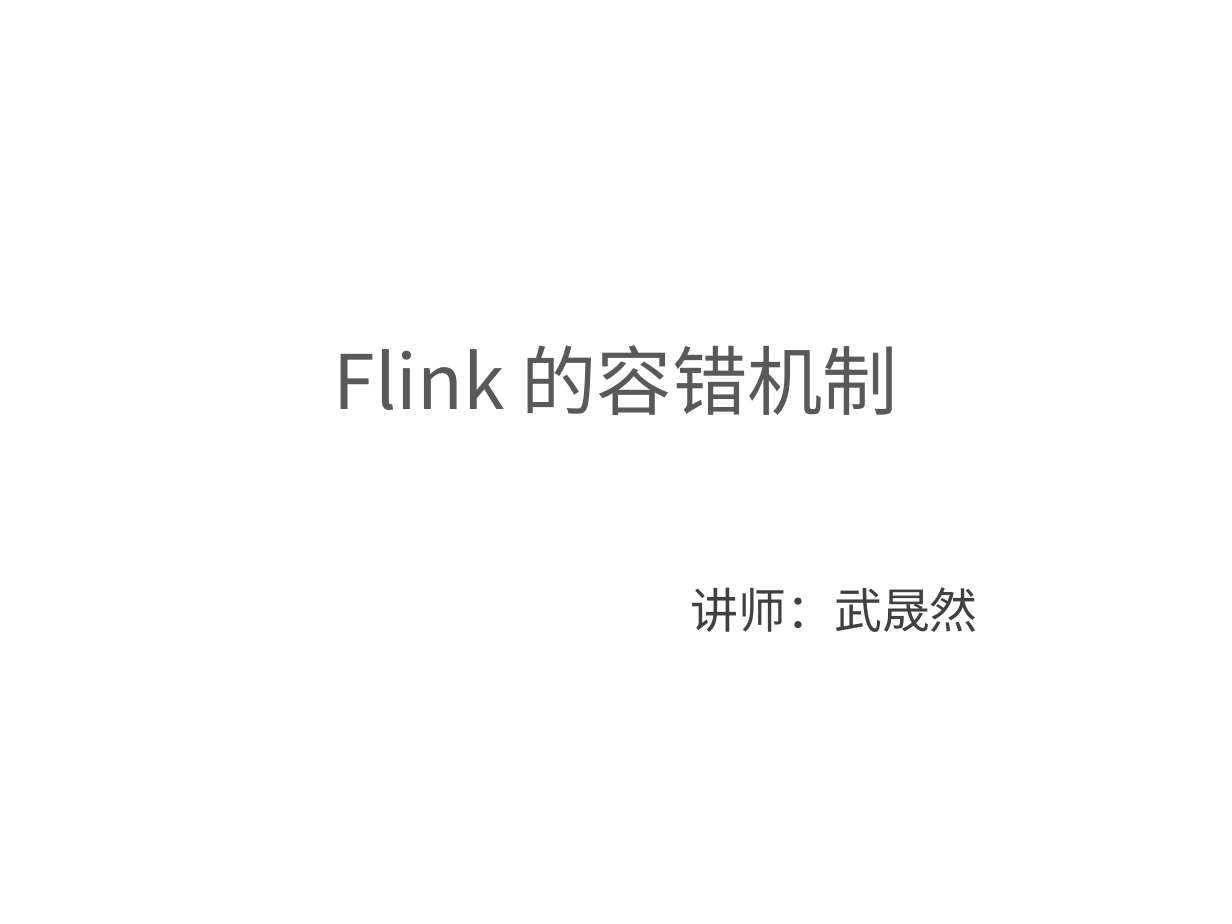
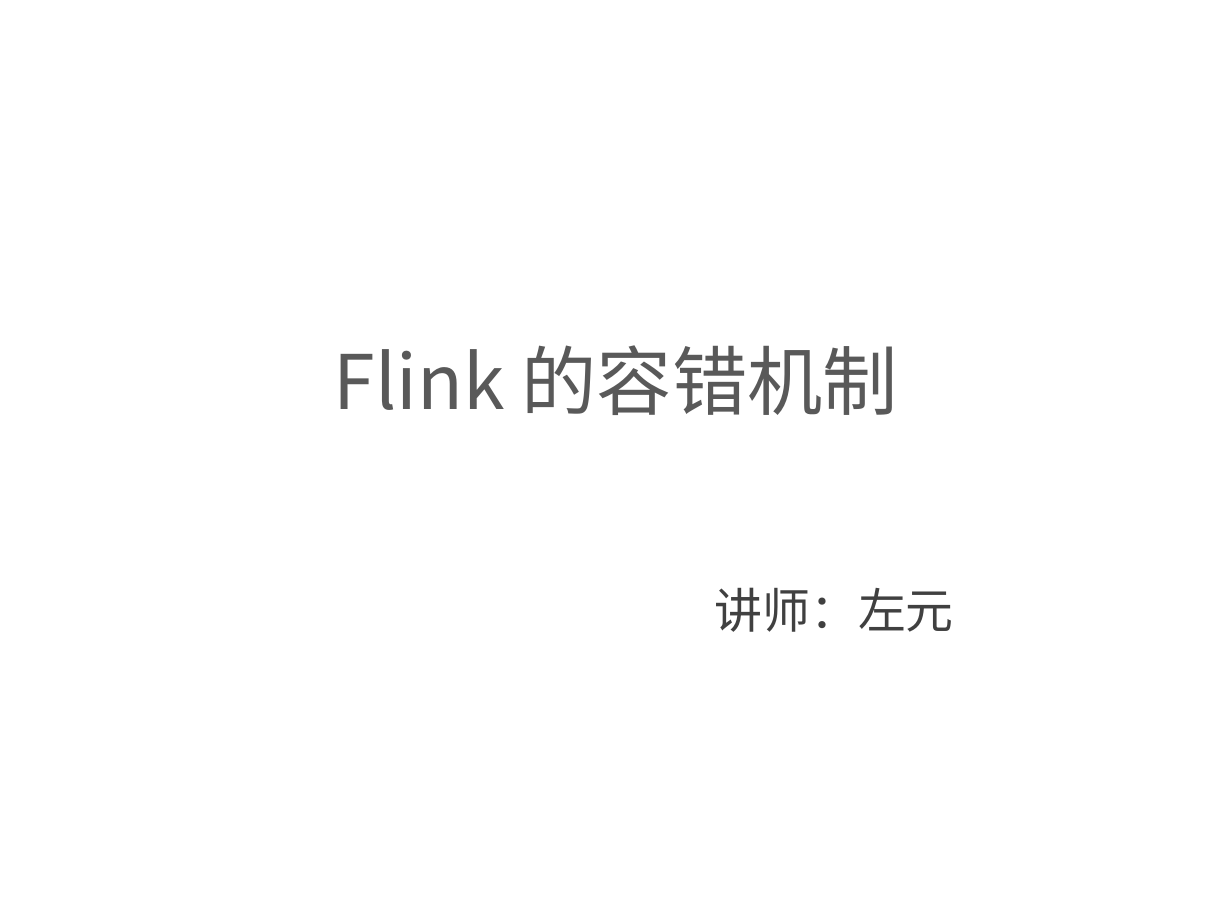
Before and after one commit to confucianzuoyuan/flink-tutorial, a slide deck: slide 1 of slides/6_Flink的容错机制.pptx. Drawn at 1232x924 pixels with LibreOffice and Linux fonts; fonts in the diff are those of the drawing; background and template pictures are left out. Boxes give left, top, right and bottom in pixels: in the first picture for what was removed or moved away, otherwise in the second. Text is boxed around its words. In the diff, an @@ line names an element or a change of style, - is before the commit and + after.

```diff
--- a/slides/6_Flink的容错机制.pptx
+++ b/slides/6_Flink的容错机制.pptx
@@ text at box(715, 587, 954, 632): text changed @@
-讲师：武晟然
+讲师：左元
```
Also in this commit, not shown: 16 other slides changed.
